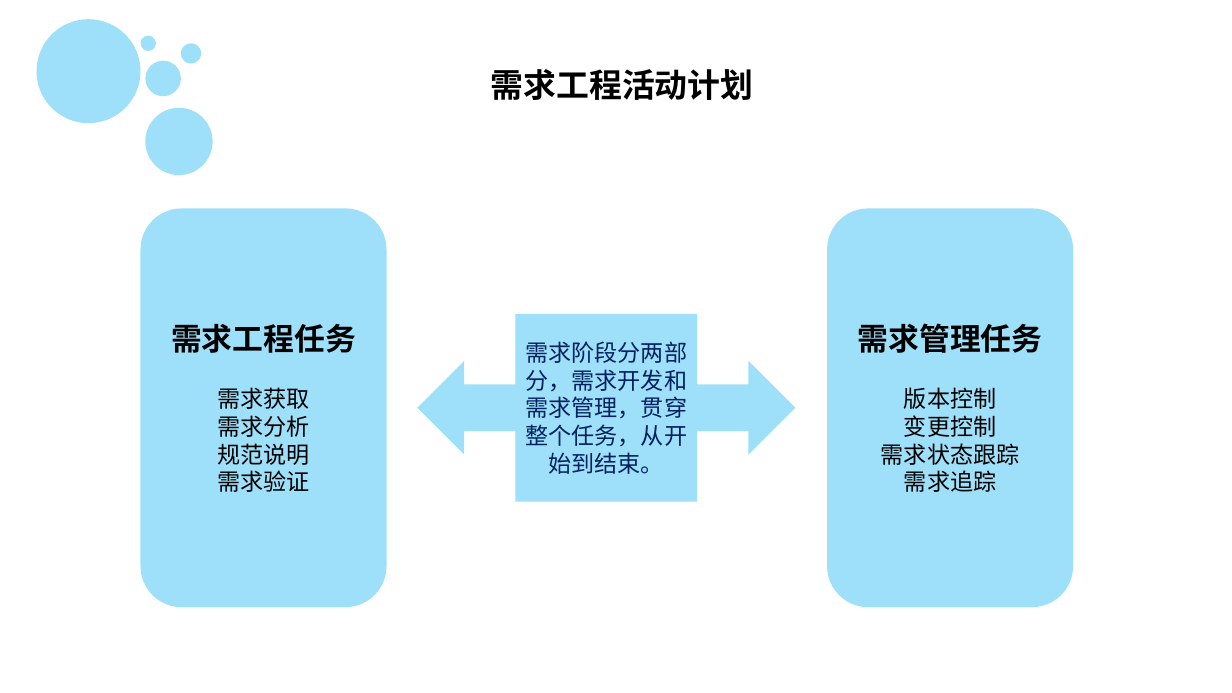
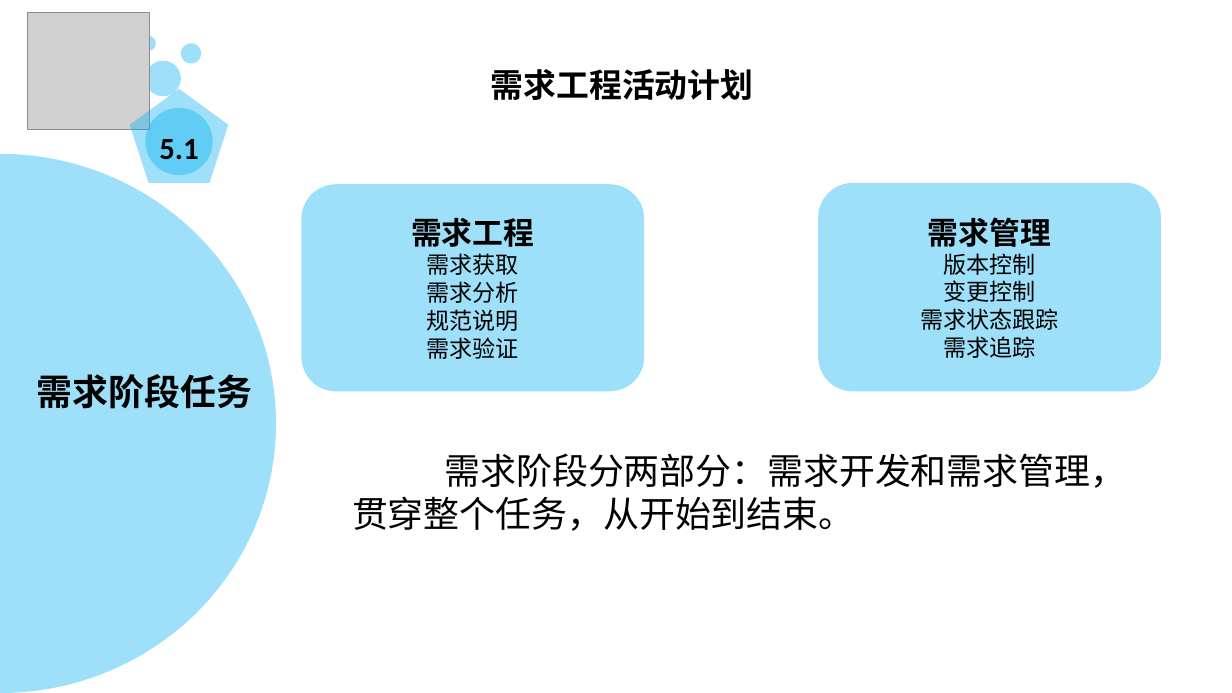
Before and after one commit to PRD2018-G13/PRD2018-G13-TeamProject, a slide deck: slide 36 of PRD2018-G13组项目/软件工程系列课程教学辅助网站/受控文档/分析设计/PRD2018-G13-项目里程碑.pptx (slide 22 before the commit). Drawn at 1232x693 pixels with LibreOffice and Linux fonts; fonts in the diff are those of the drawing; grey boxes stand for pictures; background and template pictures are left out. Boxes give left, top, right and bottom in pixels: in the first picture for what was removed or moved away, otherwise in the second. Text is boxed around its words. In the diff, an @@ line names an element or a change of style, - is before the commit and + after.

```diff
--- a/PRD2018-G13组项目/软件工程系列课程教学辅助网站/受控文档/分析设计/PRD2018-G13-项目里程碑.pptx
+++ b/PRD2018-G13组项目/软件工程系列课程教学辅助网站/受控文档/分析设计/PRD2018-G13-项目里程碑.pptx
@@ picture added at (28, 12, 149, 128) @@
@@ ellipse removed at (37, 19, 140, 123) @@
@@ pentagon added at (129, 89, 228, 183), fill #00B0F0 at 38% opacity, 24 pt, text #000000, bold @@
+5.1
@@ pie slice (boxed as its full ellipse) added at (0, 153, 275, 693), fill #00B0F0 at 38% opacity @@
@@ rounded rectangle "需求工程": place and size @@
-rounded rectangle "需求工程" at (140, 209, 386, 608)
+rounded rectangle "需求工程" at (301, 184, 644, 391)
@@ rounded rectangle "需求管理": place and size @@
-rounded rectangle "需求管理" at (827, 209, 1073, 608)
+rounded rectangle "需求管理" at (818, 183, 1161, 392)
@@ text in rounded rectangle at (411, 218, 534, 247): text changed @@
-需求工程任务
+需求工程
@@ text in rounded rectangle at (928, 217, 1051, 247): text changed @@
-需求管理任务
+需求管理
@@ text added at (37, 374, 252, 409), 28 pt, text #000000, bold @@
+需求阶段任务
@@ text "需求阶段分两部分：需求开发和需求管理，贯穿整个任务，从开始到结束。": place and size @@
-text "需求阶段分两部分：需求开发和需求管理，贯穿整个任务，从开始到结束。" at (418, 314, 796, 502)
+text "需求阶段分两部分：需求开发和需求管理，贯穿整个任务，从开始到结束。" at (352, 453, 1126, 531)
@@ text "需求阶段分两部分：需求开发和需求管理，贯穿整个任务，从开始到结束。" at (352, 453, 1126, 531): vertical alignment middle to top; fill #00B0F0 at 38% opacity to none @@
@@ text at (352, 453, 1126, 531): text changed; size 18 to 28 pt; text colour #002060 to #000000 @@
-需求阶段分两部分，需求开发和需求管理，贯穿整个任务，从开始到结束。
+需求阶段分两部分：需求开发和需求管理，贯穿整个任务，从开始到结束。
```
Also in this commit, not shown: 23 other slides changed, 49 slides added, 15 slides removed, 2 other files.
